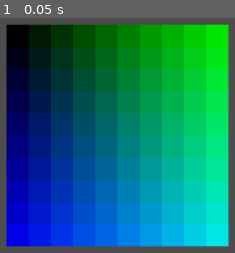
Above: before the commit, frame 1.
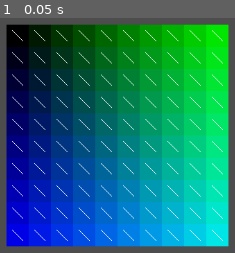
Above: after the commit, the same moment.

Repository: codingtime217/neaProject
Game: Godot game, scene res://node_2d.tscn
Two runs of this game, one before a commit and one after it. Both use one fixed random seed, a clock stepped at 60 frames per second and the inputs below. The project has no main scene, so this scene is started directly.
Inputs:
- Up to frame 1 (0.05 s): no input

The runs differ from the first frame. In frame 1, 3.3% of the frame differs, in the area x 5-95%, y 5-95%.

Commit message:
started on vector resolution

Diff:
--- a/project.godot
+++ b/project.godot
@@ -1,3 +1,11 @@
+; Engine configuration file.
+; It's best edited using the editor UI and not directly,
+; since the parameters that go here are not all obvious.
+;
+; Format:
+;   [section] ; section goes between []
+;   param=value ; assign values to parameters
+
 config_version=5
 
 [application]
--- a/vector_field_manager.gd
+++ b/vector_field_manager.gd
@@ -3,14 +3,14 @@
 @export var dimensions = Vector2(32,32) #dimensions of each cell
 @export var height = 10.0
 @export var width = 10.0
-var grid = {}
+@export var grid = {}
 
 # Called when the node enters the scene tree for the first time.
 
 func _generate_grid() -> void:
 	for i in width:
 		for j in height:
-			grid[Vector2(i,j)] = {"colour" = Color(0,i/width,j/height)}
+			grid[Vector2(i,j)] = {"colour" = Color(0,i/width,j/height),"vector" = Vector2(16,16), "value" = i}
 
 func _draw() -> void:
 	print("drawing")
@@ -19,12 +19,30 @@
 		var screen_pos : Vector2 = (coord-Vector2(width/2,height/2)) * dimensions + offset
 		var screen_size := Vector2(32,32)
 		draw_rect(Rect2(screen_pos, screen_size), grid[coord]["colour"])
-
+		draw_line((screen_pos+Vector2(16,16))-grid[coord]["vector"]/2,(screen_pos+Vector2(16,16))+grid[coord]["vector"]/2,Color(1,1,1))
 func _ready() -> void:
 	_generate_grid()
+
 	pass # Replace with function body.
+
+func _getneighbours(position = Vector2()):
+	var neighbours = [[],[],[]]
+	for i in range(-1,2):
+		for j in range(-1,2):
+			var value = grid.get([position+Vector2(i,j)],null)
+			if value == null:
+				print("null")
+			else:
+				neighbours[i].append(value)
+	return neighbours
+
+func _update():
+	for i in width:
+		print(_getneighbours(Vector2(i,0)))
+
 
 
 # Called every frame. 'delta' is the elapsed time since the previous frame.
 func _process(_delta: float) -> void:
+	_update()
 	pass
